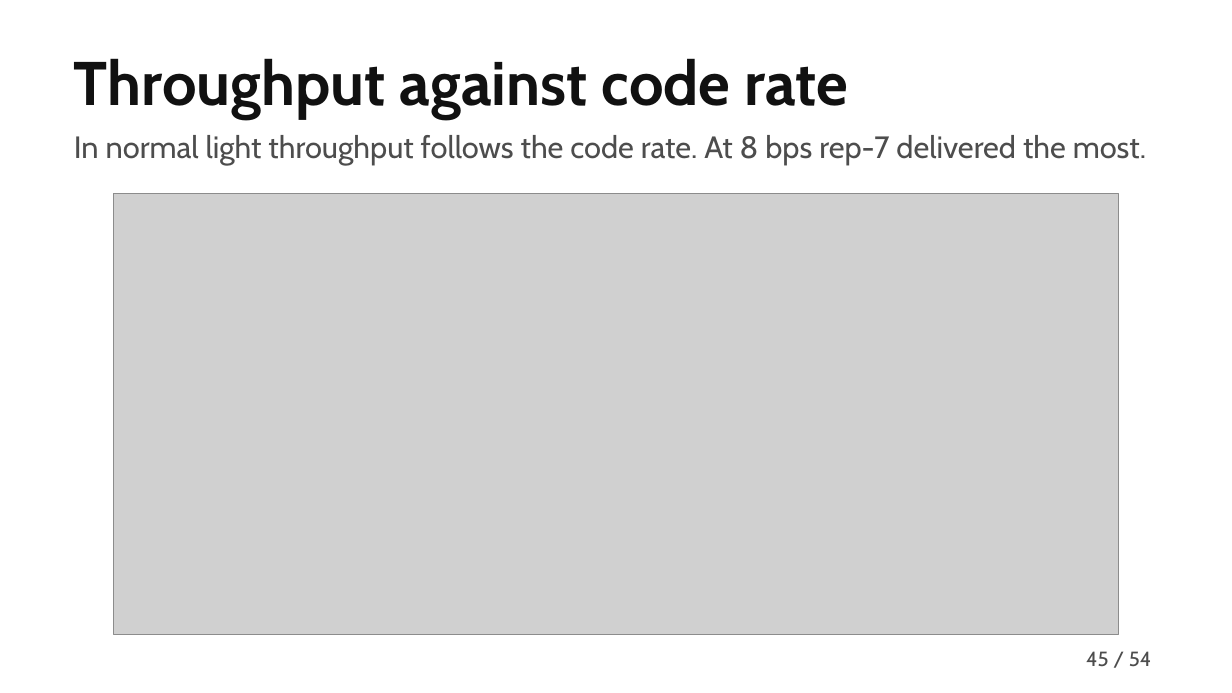
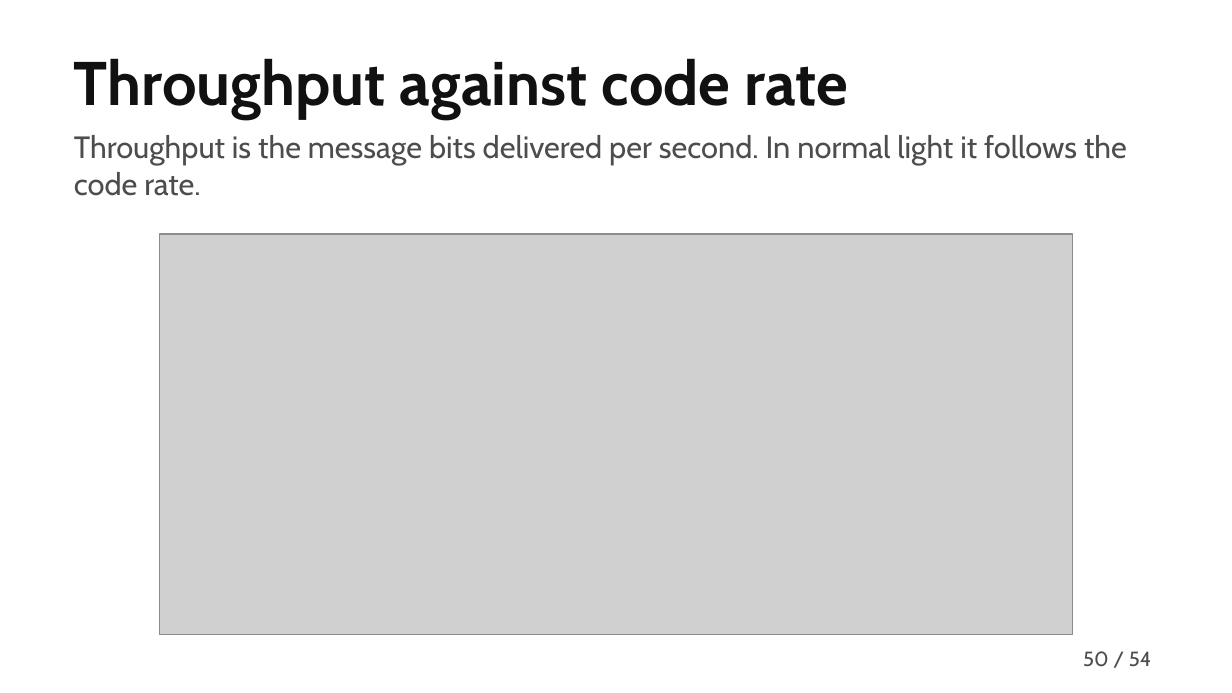
Before and after one commit to MuhammadMaazA/SamplingCW, a slide deck: slide 50 of presentation/gridlink-presentation.pptx (slide 45 before the commit). Drawn at 1232x693 pixels with LibreOffice and Linux fonts; fonts in the diff are those of the drawing; grey boxes stand for pictures. Boxes give left, top, right and bottom in pixels: in the first picture for what was removed or moved away, otherwise in the second. Text is boxed around its words. In the diff, an @@ line names an element or a change of style, - is before the commit and + after.

Commit message:
replace the deck appendix with slides on how we built and ran it and tidy the wording and figures

```diff
--- a/presentation/gridlink-presentation.pptx
+++ b/presentation/gridlink-presentation.pptx
@@ text at (x1=74, y1=135, x2=1127, y2=196): text changed @@
-In normal light throughput follows the code rate. At 8 bps rep-7 delivered the most.
+Throughput is the message bits delivered per second. In normal light it follows the code rate.
@@ picture resized from (x1=113, y1=193, x2=1119, y2=634) to (x1=160, y1=234, x2=1073, y2=634) @@
@@ page number at (x1=1083, y1=651, x2=1109, y2=667): text changed @@
-45
+50
```
Also in this commit, not shown: 16 other slides changed, 8 slides added, 8 slides removed, 19 other files.
